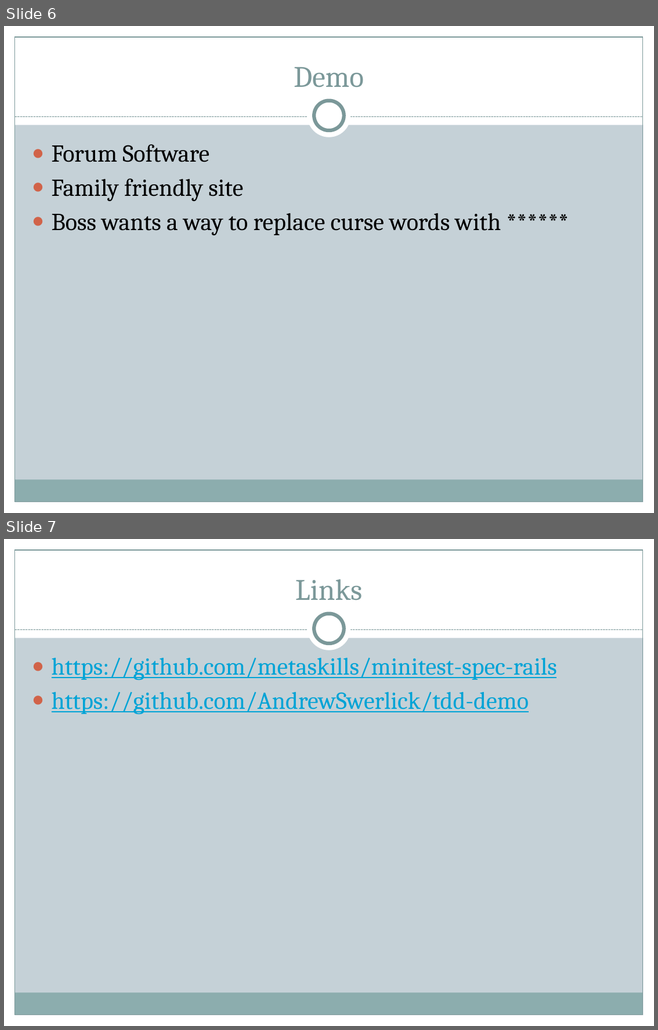
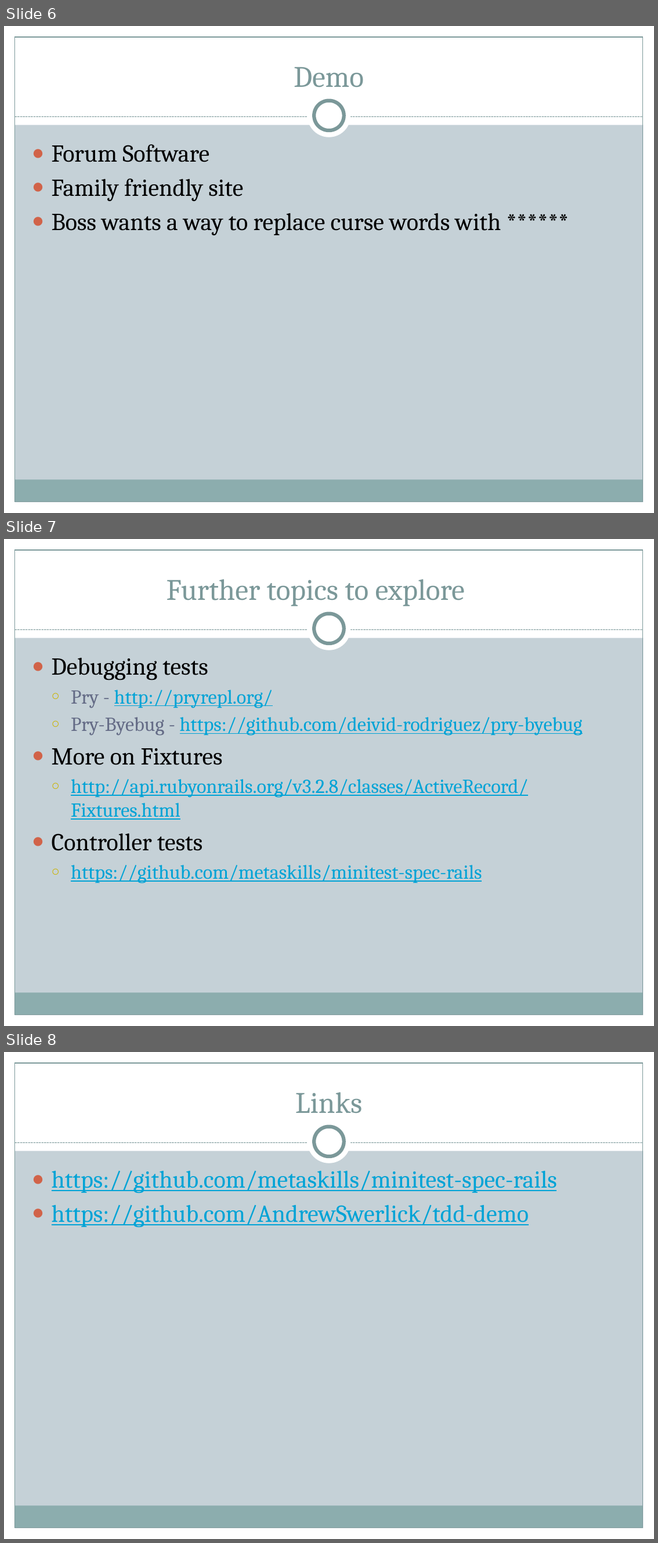
Before and after one commit to AndrewSwerlick/tdd-demo, a slide deck: slides.pptx. Shown one above the other, each under a label of ours: slides 6 and 7 before the commit, slides 6, 7 and 8 after it. The pictures are 658x1030 and 658x1543 pixels, drawn with LibreOffice and Linux fonts; fonts in the diff are those of the drawing. Boxes give left, top, right and bottom in pixels: in the first picture for what was removed or moved away, otherwise in the second. Text is boxed around its words. In the diff, an @@ line names an element or a change of style, - is before the commit and + after.

Commit message:
adding links to slides

```diff
--- a/slides.pptx
+++ b/slides.pptx
@@ slide 7 added at [4, 539, 654, 1026], background #C5D1D7; not listed: 9 template elements that a slide beside it also shows @@
@@ title added at [166, 579, 465, 606], 33 pt, text #7C999A @@
+Further topics to explore
@@ text added at [52, 658, 582, 884], 22 pt, text #00A3D6, underline @@
+● Debugging tests
+  ○ Pry - http://pryrepl.org/
+  ○ Pry-Byebug - https://github.com/deivid-rodriguez/pry-byebug
+● More on Fixtures
+  ○ http://api.rubyonrails.org/v3.2.8/classes/ActiveRecord/Fixtures.html
+● Controller tests
+  ○ https://github.com/metaskills/minitest-spec-rails
@@ what was slide 7 is now slide 8 @@
```
